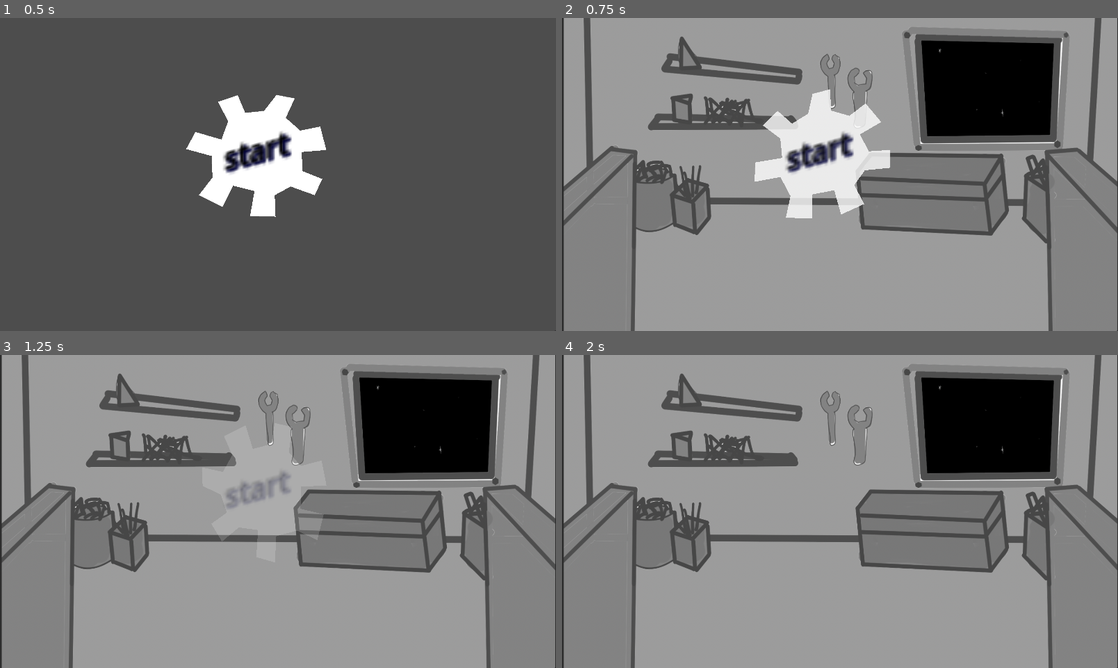
Above: before the commit, frames 1-4 (two rows, left to right).
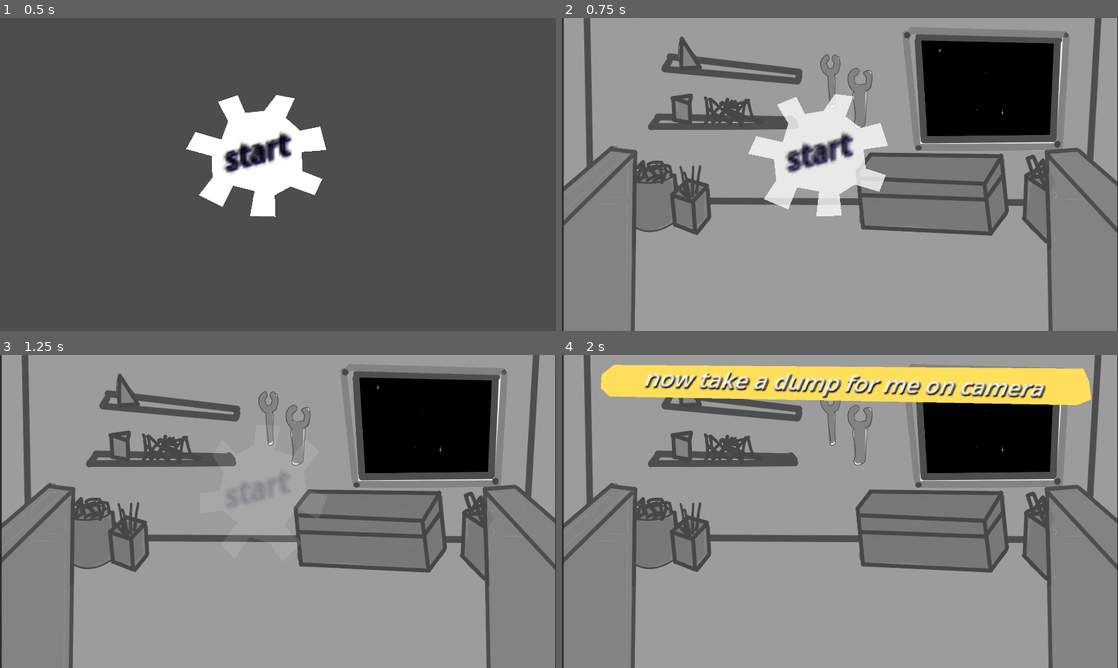
Above: after the commit, the same moments.

Repository: enderpyy/machina
Game: Godot game, scene res://scenes/root.tscn
Same seed, same stepped clock (60 frames per second), same inputs: the game is played once before the commit and once after it.
Inputs (mouse positions are in pixels of both pictures, inside the frame that each line leads up to):
- Up to frame 1 (0.5 s): no input
- Up to frame 2 (0.75 s): tap Enter at 0.5 s; move the mouse to (823, 152) at 0.52 s; press the mouse at (823, 152) at 0.53 s
- Up to frame 3 (1.25 s): no input
- Up to frame 4 (2 s): move the mouse to (728, 527) at 1.27 s; release the mouse at (728, 527) at 1.28 s; click (728, 527) at 1.35 s

Frame 1 is identical in both runs. In frame 2, 3.6% of the frame differs, in the area x 33-59%, y 22-64%; in frame 3, 0.2%; in frame 4, 9.5%, in the area x 7-96%, y 3-16%.

Commit message:
announcements

Diff:
--- a/machina/button/button.gd
+++ /dev/null
@@ -1,2 +0,0 @@
-extends Polygon2D
-signal pressed(mouse_down:bool)
--- a/machina/button/button.tscn
+++ /dev/null
@@ -1,12 +0,0 @@
-[gd_scene load_steps=3 format=3 uid="uid://cda4xo7i8cfcf"]
-
-[ext_resource type="Script" uid="uid://87oaj5caliwq" path="res://button/button.gd" id="1_h27qj"]
-[ext_resource type="Script" uid="uid://dcfap8ah53sa" path="res://button/button_logic.gd" id="1_r04n3"]
-
-[node name="Polygon2D" type="Polygon2D"]
-position = Vector2(2, 0)
-polygon = PackedVector2Array(212, -3.33334, 514, 49, 420, 239, 66, 40)
-script = ExtResource("1_h27qj")
-
-[node name="logic" type="Node2D" parent="."]
-script = ExtResource("1_r04n3")
--- a/machina/scenes/button_area.tscn
+++ b/machina/button/button_area.tscn
@@ -1,6 +1,6 @@
 [gd_scene load_steps=2 format=3 uid="uid://bud5uprf5ua0l"]
 
-[ext_resource type="Script" uid="uid://cp203mg7204rn" path="res://button_area.gd" id="1_17icd"]
+[ext_resource type="Script" uid="uid://cp203mg7204rn" path="res://button/button_area.gd" id="1_17icd"]
 
 [node name="ButtonArea" type="Area2D"]
 script = ExtResource("1_17icd")
--- a/machina/button/button_logic.gd
+++ /dev/null
@@ -1,36 +0,0 @@
-extends Node2D
-'''
-Logic for button
-NO transforms on polygon allowed besides Position
-
-uses both a SIGNAL and a PARENT FUNCTION CALL
-'''
-
-@onready var poly := owner
-var mouse_down := false
-
-signal pressed
-
-func _process(_d):
-	var points: PackedVector2Array = poly.polygon
-	var trans: Transform2D = poly.global_transform
-	prints(trans.get_origin(), trans.get_rotation(), trans.get_scale())
-	print("before: ", points.slice(0, 3))
-	for p in points:
-		p = trans.basis_xform(p)
-	print("after: ", points.slice(0, 3))
-	#if Geometry2D.is_point_in_polygon(globals.mpos - poly.global_transform.origin, poly.polygon):
-	if Geometry2D.is_point_in_polygon(globals.mpos, points):
-		if Input.is_action_just_pressed("left_click"):
-			mouse_down = true
-			call_parent()
-		if Input.is_action_just_released("left_click"):
-			mouse_down = false
-			call_parent()
-
-func call_parent():
-	# SIGNAL
-	owner.pressed.emit(mouse_down)
-	# PARENT FUNCTION CALL
-	var grandma = owner.get_parent()
-	if owner.has_method("button_pressed"): grandma.button_pressed(self)
--- a/machina/project.godot
+++ b/machina/project.godot
@@ -37,3 +37,8 @@
 "events": [Object(InputEventMouseButton,"resource_local_to_scene":false,"resource_name":"","device":-1,"window_id":0,"a …(253 unchanged characters)…
 ]
 }
+
+[rendering]
+
+renderer/rendering_method="gl_compatibility"
+renderer/rendering_method.mobile="gl_compatibility"
--- /dev/null
+++ b/machina/scenes/announcer.tscn
@@ -0,0 +1,27 @@
+[gd_scene load_steps=2 format=3 uid="uid://bu4pr1qnjslwc"]
+
+[ext_resource type="Script" uid="uid://bvc3a2vxm5eqs" path="res://scripts/announcement.gd" id="1_uxohl"]
+
+[node name="Announcer" type="Node2D"]
+position = Vector2(0, -200)
+script = ExtResource("1_uxohl")
+
+[node name="Placeholder" type="Polygon2D" parent="."]
+color = Color(1, 0.87451, 0.356863, 1)
+polygon = PackedVector2Array(179, 34, 1801, 47, 1820, 91, 1828, 153, 1778, 173, 164, 143, 134, 115, 137, 67)
+
+[node name="scaler" type="Node2D" parent="."]
+position = Vector2(980, 88)
+rotation = 0.0261799
+scale = Vector2(5, 5)
+skew = 0.3735
+
+[node name="Text" type="Label" parent="scaler"]
+offset_left = -166.446
+offset_top = -10.2509
+offset_right = 167.554
+offset_bottom = 12.7491
+theme_override_colors/font_shadow_color = Color(0, 0, 0, 1)
+text = "yoohoo annoicement ya know"
+horizontal_alignment = 1
+vertical_alignment = 1
--- a/machina/scenes/main_menu.tscn
+++ b/machina/scenes/main_menu.tscn
@@ -1,7 +1,7 @@
 [gd_scene load_steps=7 format=3 uid="uid://dq011oiegks74"]
 
 [ext_resource type="Script" uid="uid://buw8qw6sp6trb" path="res://scripts/main_menu.gd" id="1_ekxnf"]
-[ext_resource type="PackedScene" uid="uid://bud5uprf5ua0l" path="res://scenes/button_area.tscn" id="2_bqqt6"]
+[ext_resource type="PackedScene" uid="uid://bud5uprf5ua0l" path="res://button/button_area.tscn" id="2_bqqt6"]
 [ext_resource type="Script" uid="uid://bridtl4rj1me8" path="res://scripts/main_menu_polygon.gd" id="2_ekxnf"]
 
 [sub_resource type="Animation" id="Animation_bqqt6"]
@@ -15,7 +15,7 @@
 tracks/0/interp = 1
 tracks/0/loop_wrap = true
 tracks/0/keys = {
-"times": PackedFloat32Array(0, 1),
+"times": PackedFloat32Array(0, 0.933333),
 "transitions": PackedFloat32Array(1, 1),
 "update": 0,
 "values": [Color(1, 1, 1, 1), Color(1, 1, 1, 0)]
@@ -27,10 +27,10 @@
 tracks/1/interp = 1
 tracks/1/loop_wrap = true
 tracks/1/keys = {
-"times": PackedFloat32Array(0, 1),
-"transitions": PackedFloat32Array(1, 1),
+"times": PackedFloat32Array(0, 0.866667),
+"transitions": PackedFloat32Array(2.14355, 2.46229),
 "update": 0,
-"values": [0.0, -2.14675]
+"values": [0.0, -1.35438]
 }
 
 [sub_resource type="AnimationLibrary" id="AnimationLibrary_wu84c"]
--- a/machina/scenes/root.tscn
+++ b/machina/scenes/root.tscn
@@ -9,10 +9,11 @@
 script = ExtResource("1_j5px3")
 
 [node name="mouse" parent="." instance=ExtResource("2_twpsu")]
-z_index = 2
+z_index = 3
 z_as_relative = false
 
 [node name="Main Menu" parent="." instance=ExtResource("3_lrqlo")]
+z_index = 1
 z_as_relative = false
 
 [node name="FNAF_base" parent="." instance=ExtResource("4_sqa0i")]
--- /dev/null
+++ b/machina/scripts/announcement.gd
@@ -0,0 +1,36 @@
+class_name Announcer
+extends Node2D
+
+signal finished
+
+@onready var text := $scaler/Text
+
+var goto_y_position := -200 # lerps to this position as it changes
+var offset := Vector2.ZERO
+var _shake := false
+
+func announce(message:String, duration:float, shake:bool):
+	show()
+	assert(len(message) < 33, str(len(message)) + " letters, check ya girth king - announcement.gd")
+	text.text = message
+	goto_y_position = 0 # y position that shows the message
+	await get_tree().create_timer(0.2).timeout
+	_shake = shake
+	await get_tree().create_timer(duration).timeout
+	goto_y_position = -200
+	_shake = false
+	await get_tree().create_timer(0.2).timeout
+	hide()
+	finished.emit()
+	print('done')
+
+func _process(delta: float) -> void:
+	position -= offset
+
+	if position.y != goto_y_position:
+		position.y = move_toward(position.y, goto_y_position, 10)
+	if _shake:
+		offset = Vector2(randi_range(-10, 10), randi_range(-10, 10))
+	else:
+		offset = Vector2.ZERO
+	position += offset
--- a/machina/scripts/fnaf_base.gd
+++ b/machina/scripts/fnaf_base.gd
@@ -1 +1,23 @@
 extends Node2D
+
+var level := 0
+
+var announcer: Announcer = preload("res://scenes/announcer.tscn").instantiate()
+func _ready():
+	add_child(announcer)
+
+
+func _start_level(current_level):
+	level = current_level
+
+	match level:
+		1:
+			await get_tree().create_timer(1).timeout
+
+			announcer.announce("now take a dump for me on camera", 1.5, false)
+			await announcer.finished
+			await get_tree().create_timer(1).timeout
+			announcer.announce("faster!", 1, true)
+			# code for level 1
+
+		2: pass
--- a/machina/scripts/root.gd
+++ b/machina/scripts/root.gd
@@ -4,13 +4,16 @@
 @onready var resolution := get_viewport().get_visible_rect().size
 @onready var center := resolution / 2
 
+var FNAF_base = preload("res://scenes/fnaf_base.tscn")
 
 func _ready():
 	Engine.max_fps = 60
 
 	await $"Main Menu".game_start
-	mouse.apply_mouse_slippery(150, 0.94)
-	$FNAF_base.visible = true
+	#mouse.apply_mouse_slippery(150, 0.94)
+	var level_1 = FNAF_base.instantiate()
+	add_child(level_1)
+	level_1._start_level(1)
 
 func _process(delta: float) -> void:
 	pass
Not shown, removed: machina/button/button.gd.uid
Renamed: machina/button_area.gd -> machina/button/button_area.gd
Renamed: machina/button_area.gd.uid -> machina/button/button_area.gd.uid
Not shown, removed: machina/button/button_logic.gd.uid
Not shown, added: machina/scripts/announcement.gd.uid
